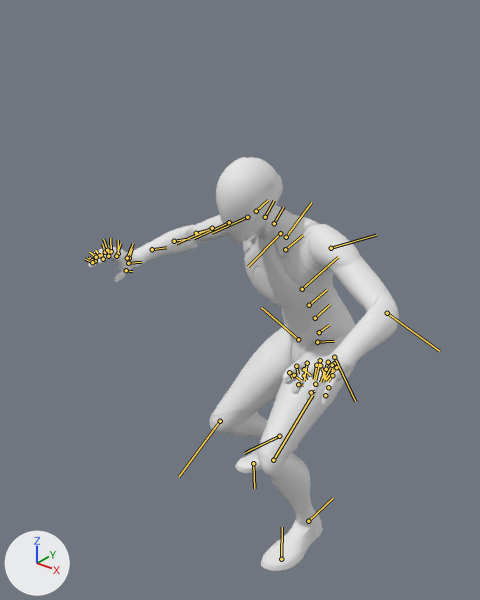
What one commit did to the FBX model Asset/Character/Animation/PistolReload.FBX.
The view is the same before and after, from a 50 mm lens placed at (1.173, -1.729, 1.901), pointed at (-0.069, -0.176, 0.938). Lighting does not change. The marker at lower left points along +X, +Y and +Z. The older version comes first. Both versions are drawn at frame 2 of the action 'Unreal Take'; the numbers are the values there. The bones that change, and the others that lie on the model, are drawn over the model as lines.

The first picture shows 'SKM_Quinn_Simple'.
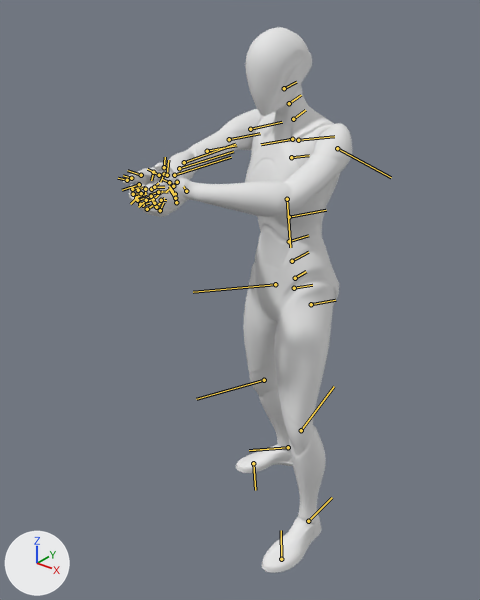
What differs and where, as boxes (x1, y1, x2, y2) in the pictures (480 x 600 px):
'SKM_Quinn_Simple', posed (26% narrower, 32% taller): before (88, 157, 399, 571); after (123, 27, 352, 573)
bone 'pelvis', root to tip: before (317, 342) to (334, 341); after (294, 288) to (312, 285)
bone 'spine_01', root to tip: before (319, 332) to (329, 325); after (295, 278) to (306, 271)
bone 'spine_02', root to tip: before (315, 318) to (330, 304); after (292, 261) to (308, 252)
bone 'spine_03', root to tip: before (309, 305) to (327, 289); after (289, 241) to (308, 235)
bone 'spine_04', root to tip: before (302, 289) to (338, 257); after (289, 217) to (326, 210)
bone 'neck_01', root to tip: before (274, 223) to (283, 207); after (293, 119) to (305, 110)
bone 'neck_02', root to tip: before (265, 217) to (274, 200); after (289, 103) to (301, 95)
bone 'head', root to tip: before (256, 211) to (268, 200); after (284, 88) to (296, 82)
bone 'clavicle_l', root to tip: before (286, 237) to (311, 202); after (298, 140) to (334, 136)
bone 'upperarm_l', root to tip: before (331, 248) to (376, 235); after (337, 148) to (391, 177)
bone 'lowerarm_l', root to tip: before (387, 313) to (439, 351); after (287, 199) to (290, 247)
bone 'hand_l', root to tip: before (334, 363) to (330, 376); after (186, 191) to (183, 186)
bone 'middle_01_l', root to tip: before (316, 365) to (314, 379); after (153, 199) to (162, 191)
bone 'pinky_01_l', root to tip: before (332, 375) to (328, 381); after (160, 210) to (163, 202)
bone 'ring_01_l', root to tip: before (326, 369) to (323, 378); after (156, 207) to (164, 198)
bone 'thumb_01_l', root to tip: before (320, 365) to (326, 379); after (177, 182) to (165, 192)
bone 'thumb_02_l', root to tip: before (304, 369) to (310, 375); after (164, 174) to (160, 182)
bone 'index_01_l', root to tip: before (307, 363) to (304, 380); after (151, 189) to (158, 183)
bone 'index_03_l', root to tip: before (289, 372) to (292, 378); after (132, 189) to (142, 186)
bone 'clavicle_r', root to tip: before (280, 233) to (248, 266); after (292, 139) to (261, 144)
bone 'upperarm_r', root to tip: before (247, 217) to (212, 233); after (250, 129) to (282, 122)
bone 'lowerarm_r', root to tip: before (196, 233) to (214, 228); after (184, 162) to (235, 144)
bone 'hand_r', root to tip: before (129, 258) to (132, 248); after (169, 182) to (162, 179)
bone 'middle_01_r', root to tip: before (111, 251) to (110, 238); after (139, 184) to (122, 190)
bone 'middle_02_r', root to tip: before (99, 255) to (95, 250); after (145, 189) to (145, 193)
bone 'middle_03_r', root to tip: before (95, 261) to (89, 257); after (154, 187) to (164, 187)
bone 'pinky_01_r', root to tip: before (105, 252) to (102, 244); after (146, 200) to (138, 207)
bone 'pinky_02_r', root to tip: before (95, 255) to (90, 252); after (154, 203) to (155, 206)
bone 'pinky_03_r', root to tip: before (92, 260) to (87, 258); after (161, 200) to (166, 200)
bone 'ring_01_r', root to tip: before (107, 250) to (103, 239); after (141, 193) to (130, 204)
bone 'ring_02_r', root to tip: before (96, 257) to (89, 252); after (151, 196) to (153, 202)
bone 'ring_03_r', root to tip: before (92, 262) to (85, 259); after (158, 192) to (168, 191)
bone 'thumb_01_r', root to tip: before (128, 263) to (141, 262); after (167, 175) to (168, 160)
bone 'index_01_r', root to tip: before (116, 256) to (120, 243); after (141, 175) to (127, 170)
bone 'index_02_r', root to tip: before (108, 256) to (108, 249); after (131, 178) to (123, 175)
bone 'thigh_r', root to tip: before (298, 339) to (261, 307); after (275, 284) to (193, 292)
bone 'calf_r', root to tip: before (220, 421) to (179, 476); after (264, 380) to (196, 399)
bone 'foot_r', root to tip: before (279, 436) to (248, 451); after (288, 447) to (253, 450)
bone 'ball_r', root to tip: before (253, 463) to (254, 488); after (253, 463) to (255, 490)
bone 'thigh_l', root to tip: before (334, 357) to (355, 401); after (311, 304) to (335, 300)
bone 'calf_l', root to tip: before (273, 460) to (312, 395); after (301, 430) to (334, 386)
bone 'foot_l', root to tip: before (308, 521) to (333, 498); after (308, 521) to (332, 497)
bone 'ball_l', root to tip: before (281, 559) to (282, 527); after (281, 559) to (281, 530)

What the commit changed:
Bone 'pelvis' (bone_pelvis) moves from (-28.4, 16.1, -6.0) to (-5.2, 5.2, -1.0).
Bone 'pelvis' (bone_pelvis) turns from (-17, -1, 12) to (-17, 2, 3) degrees about its own x, y and z.
Bone 'spine_01' (bone_spine_01) turns from (-2, 4, -17) to (2, -1, -3) degrees about its own x, y and z.
Bone 'spine_02' (bone_spine_02) turns from (-1, 2, -16) to (2, 0, -5) degrees about its own x, y and z.
Bone 'spine_03' (bone_spine_03) turns from (-1, 2, -10) to (1, 0, -1) degrees about its own x, y and z.
Bone 'spine_04' (bone_spine_04) turns from (0, 2, -9) to (1, 0, -3) degrees about its own x, y and z.
Bone 'neck_01' (bone_neck_01) turns from (2, 2, 0) to (3, -2, 0) degrees about its own x, y and z.
Bone 'neck_02' (bone_neck_02) turns from (3, 3, 0) to (1, -2, -1) degrees about its own x, y and z.
Bone 'head' (bone_head) turns from (5, -2, 20) to (1, 4, -6) degrees about its own x, y and z.
Bone 'clavicle_l' (bone_clavicle_l) turns from (-9, -8, 12) to (-10, -8, -6) degrees about its own x, y and z.
Bone 'upperarm_l' (bone_upperarm_l) turns from (-11, -24, -26) to (20, 6, -60) degrees about its own x, y and z.
Bone 'lowerarm_l' (bone_lowerarm_l) turns from (0, -2, -34) to (0, 0, -18) degrees about its own x, y and z.
Bone 'hand_l' (bone_hand_l) turns from (2, 0, -36) to (-85, -16, 0) degrees about its own x, y and z.
Bone 'middle_01_l' (bone_middle_01_l) turns from (2, 5, 3) to (5, 1, 22) degrees about its own x, y and z.
Bone 'pinky_01_l' (bone_pinky_01_l) turns from (5, -10, 9) to (11, 8, 21) degrees about its own x, y and z.
Bone 'ring_01_l' (bone_ring_01_l) turns from (3, -2, 23) to (7, 1, 31) degrees about its own x, y and z.
Bone 'thumb_01_l' (bone_thumb_01_l) turns from (-5, 6, -5) to (2, -18, -18) degrees about its own x, y and z.
Bone 'thumb_02_l' (bone_thumb_02_l) turns from (4, 8, -1) to (4, -3, -2) degrees about its own x, y and z.
Bone 'index_01_l' (bone_index_01_l) turns from (9, 7, -12) to (8, -9, 18) degrees about its own x, y and z.
Bone 'index_03_l' (bone_index_03_l) turns from (0, 1, 13) to (0, 0, 28) degrees about its own x, y and z.
Bone 'clavicle_r' (bone_clavicle_r) turns from (-6, -6, -4) to (-9, -14, -9) degrees about its own x, y and z.
Bone 'upperarm_r' (bone_upperarm_r) turns from (-11, -24, -26) to (27, 9, -68) degrees about its own x, y and z.
Bone 'lowerarm_r' (bone_lowerarm_r) turns from (0, -2, -34) to (2, 0, -14) degrees about its own x, y and z.
Bone 'hand_r' (bone_hand_r) turns from (3, 23, -45) to (-79, -43, -17) degrees about its own x, y and z.
Bone 'middle_01_r' (bone_middle_01_r) turns from (2, 5, 3) to (-8, -2, 53) degrees about its own x, y and z.
Bone 'middle_02_r' (bone_middle_02_r) turns from (0, -1, 12) to (-5, 2, 51) degrees about its own x, y and z.
Bone 'middle_03_r' (bone_middle_03_r) turns from (0, 0, 17) to (-4, 3, 62) degrees about its own x, y and z.
Bone 'pinky_01_r' (bone_pinky_01_r) turns from (5, -10, 9) to (-9, -21, 68) degrees about its own x, y and z.
Bone 'pinky_02_r' (bone_pinky_02_r) turns from (0, -7, 21) to (4, -1, 39) degrees about its own x, y and z.
Bone 'pinky_03_r' (bone_pinky_03_r) turns from (2, -6, -2) to (-2, -7, 44) degrees about its own x, y and z.
Bone 'ring_01_r' (bone_ring_01_r) turns from (3, -2, 23) to (-25, -8, 74) degrees about its own x, y and z.
Bone 'ring_02_r' (bone_ring_02_r) turns from (0, -4, 3) to (0, -2, 32) degrees about its own x, y and z.
Bone 'ring_03_r' (bone_ring_03_r) turns from (0, -3, 6) to (0, -1, 44) degrees about its own x, y and z.
Bone 'thumb_01_r' (bone_thumb_01_r) turns from (-8, 13, -2) to (-10, 15, -8) degrees about its own x, y and z.
Bone 'index_01_r' (bone_index_01_r) turns from (9, 7, -12) to (10, -2, 1) degrees about its own x, y and z.
Bone 'index_02_r' (bone_index_02_r) turns from (0, 1, 14) to (0, 1, -1) degrees about its own x, y and z.
Bone 'thigh_r' (bone_thigh_r) turns from (-18, -7, 38) to (7, -5, -1) degrees about its own x, y and z.
Bone 'calf_r' (bone_calf_r) turns from (-3, 0, -98) to (12, -1, -20) degrees about its own x, y and z.
Bone 'foot_r' (bone_foot_r) turns from (14, 17, 33) to (2, 7, 13) degrees about its own x, y and z.
Bone 'ball_r' (bone_ball_r) turns from (6, 13, 18) to (0, 0, 0) degrees about its own x, y and z.
Bone 'thigh_l' (bone_thigh_l) turns from (5, -5, 48) to (22, -10, 14) degrees about its own x, y and z.
Bone 'calf_l' (bone_calf_l) turns from (3, -1, -84) to (-7, 0, -23) degrees about its own x, y and z.
Bone 'foot_l' (bone_foot_l) turns from (-8, 1, 21) to (-11, 3, 0) degrees about its own x, y and z.
Bone 'ball_l' (bone_ball_l) turns from (-1, -4, 5) to (0, 0, -2) degrees about its own x, y and z.
